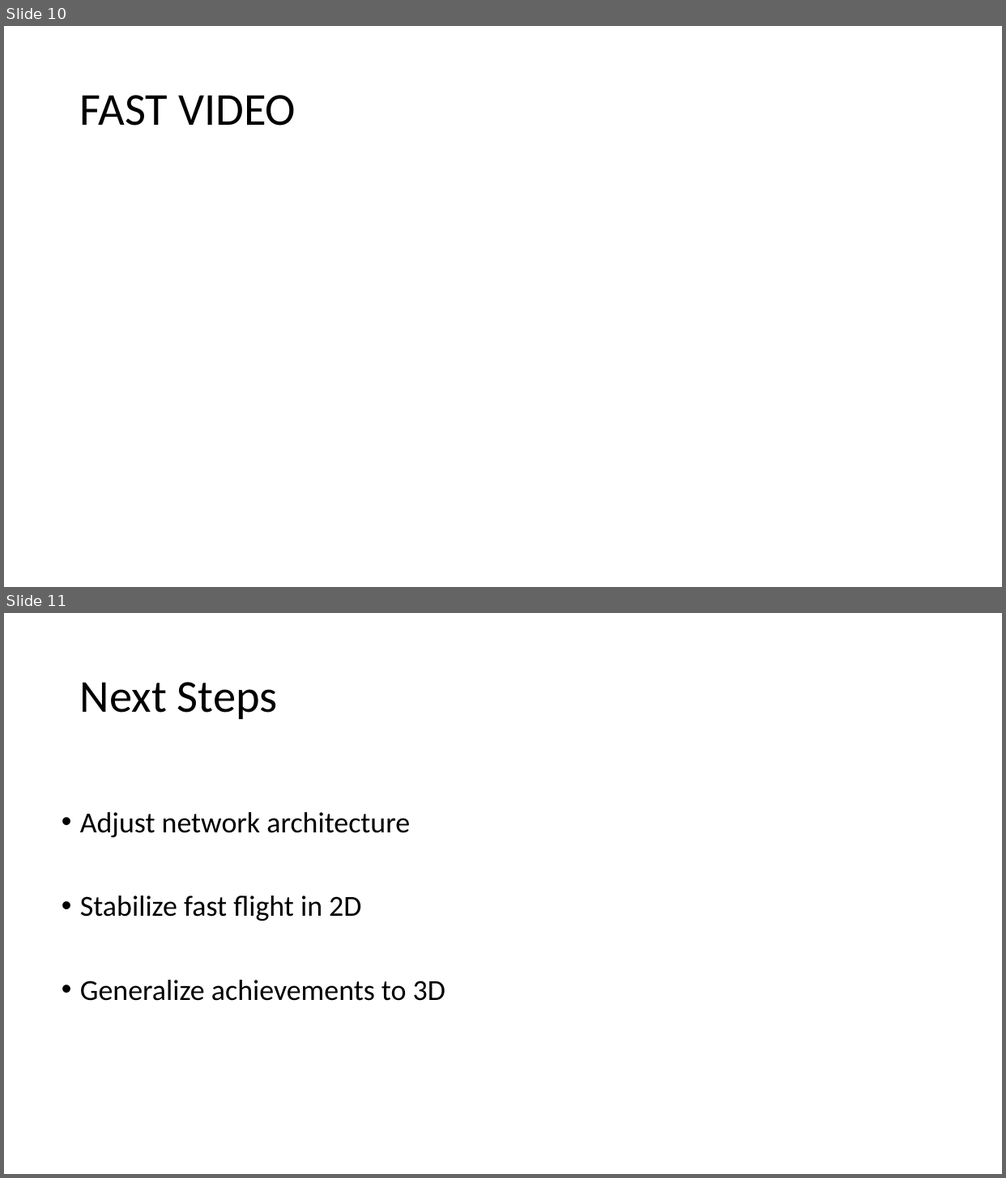
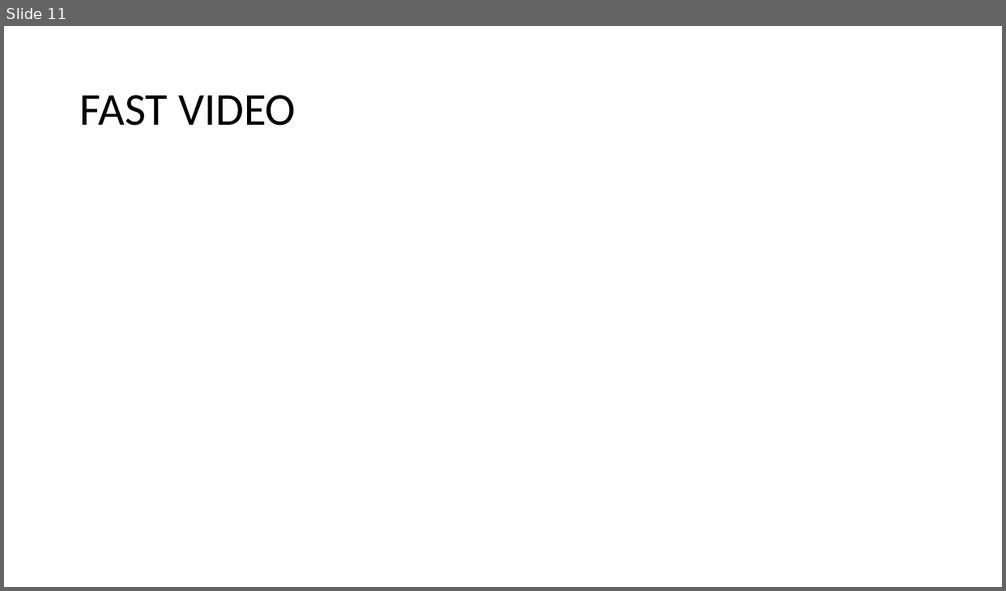
Before and after one commit to LarissaRickler/adlr-reports, a slide deck: Presentation/milestone-presentation.odp. Shown one above the other, each under a label of ours: slides 10 and 11 before the commit, slide 11 after it. The pictures are 1006x1178 and 1006x591 pixels, drawn with LibreOffice and Linux fonts; fonts in the diff are those of the drawing. Boxes give left, top, right and bottom in pixels: in the first picture for what was removed or moved away, otherwise in the second. Text is boxed around its words. In the diff, an @@ line names an element or a change of style, - is before the commit and + after.

```diff
--- a/Presentation/milestone-presentation.odp
+++ b/Presentation/milestone-presentation.odp
@@ slide 11 removed at [4, 613, 1002, 1174], background #FFFFFF @@
@@ title removed at [80, 682, 278, 719] @@
-Next Steps
@@ text removed at [80, 812, 445, 1001] @@
-• Adjust network architecture
-• Stabilize fast flight in 2D
-• Generalize achievements to 3D
@@ what was slide 10 is now slide 11 @@
```
Also in this commit, not shown: 11 slides changed, 5 slides added, 15 other files.
